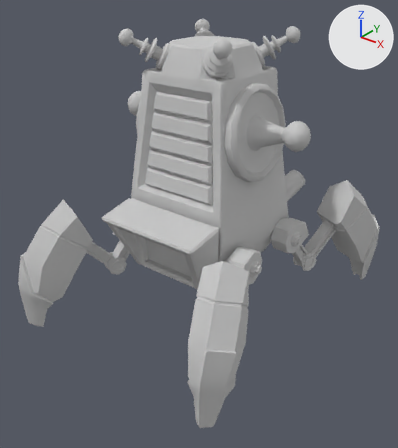
A saved change to the FBX model resource/3d/Drones/Drone_EMP/0508 최종수정본/Drone_EMP.FBX.
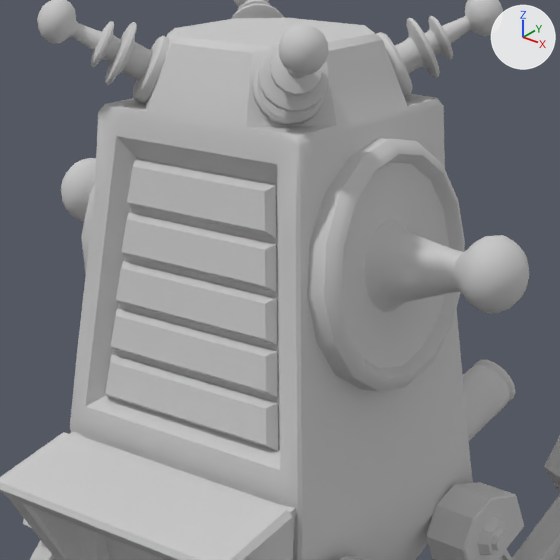
The first picture shows the older version from a 50 mm camera at (1.45, -1.88, 1.57) aimed at (0.01, -0.08, 0.46). The close-ups show both versions on the part from 26% to 81% of the width and 7% to 55% of the height of that picture; other places that the commit changed are outside them. The axes (+X, +Y, +Z) are drawn at upper right. The lights are the same throughout. Where no turn or scale is listed for an object, it has been applied to the vertices.

Names of what the first close-up shows: 'EMP_model_light_Emission', 'EMP_modeling'.
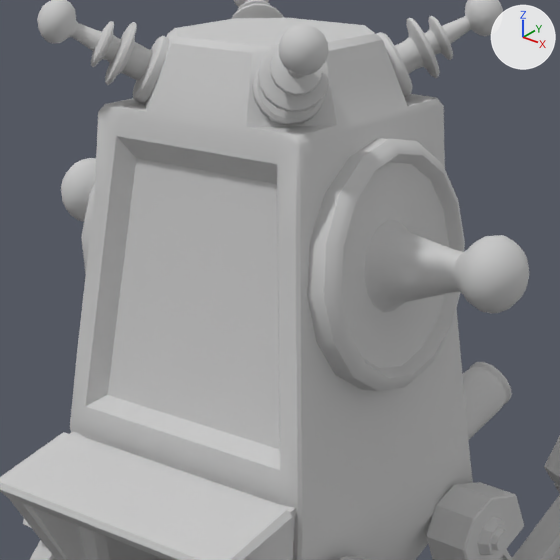
Changed parts and their boxes (x1, y1, x2, y2) in the close-ups (560 x 560 px):
'EMP_model_light_Emission', deleted
    before: (105, 160, 278, 560)

Patch to the scene script:
```diff
--- a/resource/3d/Drones/Drone_EMP/0508 최종수정본/Drone_EMP.FBX.py
+++ b/resource/3d/Drones/Drone_EMP/0508 최종수정본/Drone_EMP.FBX.py
@@ ob_emp_model_light_emission @@
-ob_emp_model_light_emission = bpy.data.objects.new('EMP_model_light_Emission', me_mesh_001)
-ob_emp_model_light_emission.location = (0.0, -0.033, 0.022)
```
